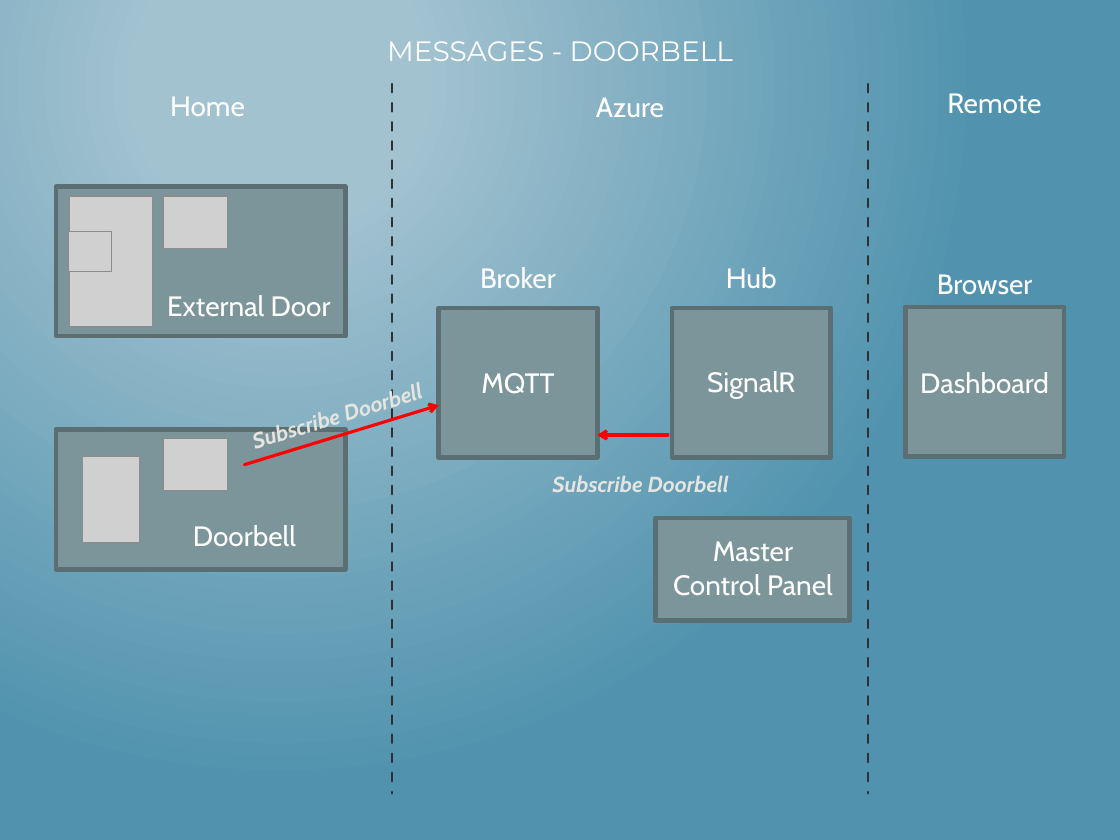
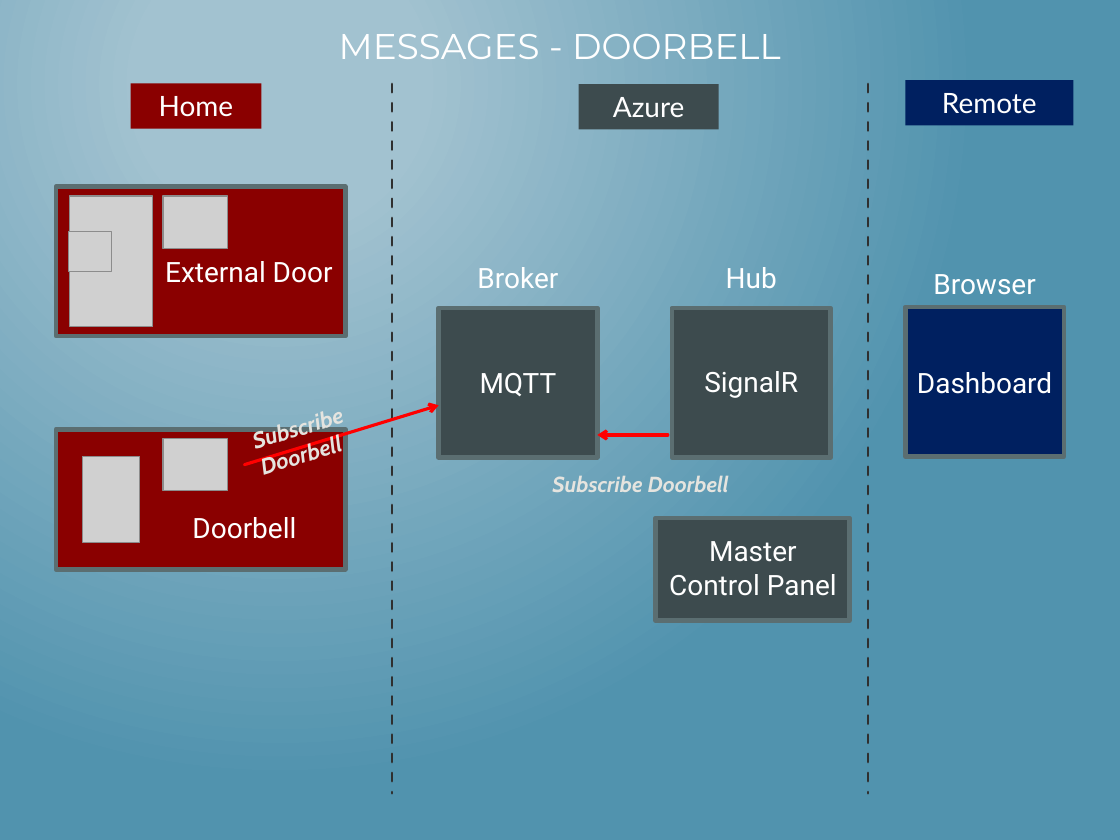
Before and after one commit to mlinnen/CloudHomeSecurity, a slide deck: slide 11 of docs/HacknightPowerPoint.pptx (slide 10 before the commit). Drawn at 1120x840 pixels with LibreOffice and Linux fonts; fonts in the diff are those of the drawing; grey boxes stand for pictures. Boxes give left, top, right and bottom in pixels: in the first picture for what was removed or moved away, otherwise in the second. Text is boxed around its words. In the diff, an @@ line names an element or a change of style, - is before the commit and + after.

Commit message:
Some more powerpoint changes

```diff
--- a/docs/HacknightPowerPoint.pptx
+++ b/docs/HacknightPowerPoint.pptx
@@ text "MESSAGES - DOORBELL": place and size @@
-text "MESSAGES - DOORBELL" at (387, 41, 733, 61)
+text "MESSAGES - DOORBELL" at (339, 34, 781, 59)
@@ text "MESSAGES - DOORBELL" at (339, 34, 781, 59): size 18 to 23 pt @@
@@ rectangle "Home": place and size @@
-rectangle "Home" at (170, 96, 245, 116)
+rectangle "Home" at (131, 84, 262, 129)
@@ rectangle "Home" at (131, 84, 262, 129): font Cabin to Lato; fill none to #8A0000 @@
@@ rectangle "Azure": place and size @@
-rectangle "Azure" at (596, 97, 664, 117)
+rectangle "Azure" at (579, 84, 719, 129)
@@ rectangle "Azure" at (579, 84, 719, 129): font Cabin to Lato; fill none to #3D4B4E @@
@@ rectangle "Remote": place and size @@
-rectangle "Remote" at (947, 93, 1041, 114)
+rectangle "Remote" at (905, 81, 1073, 125)
@@ rectangle "Remote" at (905, 81, 1073, 125): font Cabin to Lato; fill none to #002060 @@
@@ rectangle at (56, 187, 345, 336): fill #7C959A to #8A0000 @@
@@ font Cabin to Roboto in 9 elements at (477, 267, 558, 288), (726, 267, 777, 288), (933, 274, 1035, 295), (480, 373, 557, 396), (704, 371, 798, 398), (917, 372, 1052, 394), (669, 541, 837, 596), (192, 517, 296, 539), (165, 261, 333, 283) @@
@@ text "External Door": place and size @@
-text "External Door" at (167, 295, 331, 316)
+text "External Door" at (165, 261, 333, 283)
@@ rectangle at (905, 307, 1064, 456): fill #7C959A to #002060 @@
@@ text "Subscribe Doorbell" at (236, 367, 440, 463): size 14 to 14.5 pt @@
@@ rectangle at (56, 429, 345, 569): fill #7C959A to #8A0000 @@
@@ text "Doorbell": place and size @@
-text "Doorbell" at (193, 525, 296, 546)
+text "Doorbell" at (192, 517, 296, 539)
@@ fill #7C959A to #3D4B4E in 3 elements at (439, 308, 598, 457), (672, 308, 831, 457), (655, 517, 849, 620) @@
```
Also in this commit, not shown: 30 other slides changed, 3 slides added.
